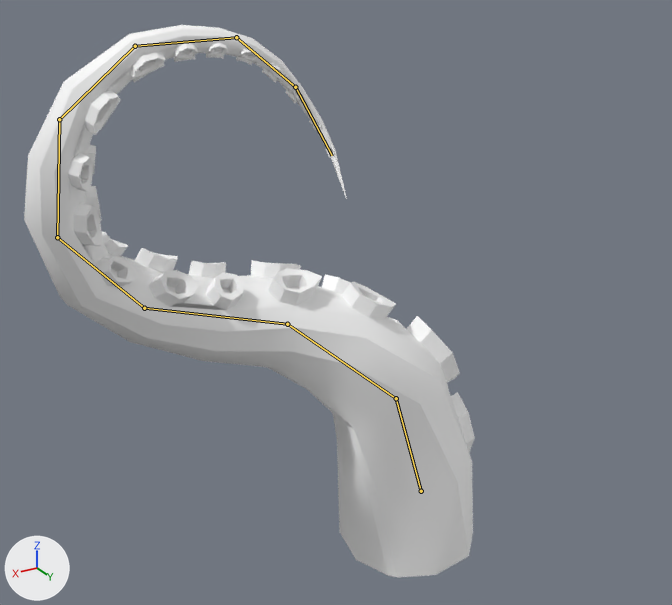
An edit to the FBX model Assets/Models/Tentacle/tentacle_attack.fbx, drawn before and after from the same camera.
One viewpoint serves both versions: a camera (50 mm lens) standing at (70.5, 92.9, 80.1) and looking at (12.9, -3.0, 32.2). Every picture has the same lights, and +X, +Y and +Z are marked at lower left. The first picture is the older version. The bones that change, and the others that lie on the model, are drawn over the model as lines.
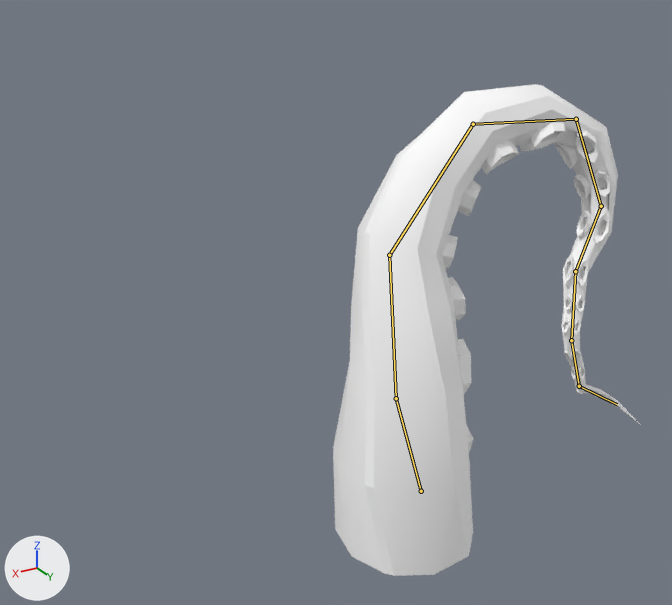
The newer file adds an action. The first version stands in its rest pose; the second is drawn at frame 51 of the action 'Armature|Armature|Scene'.

Location of each change, [x1, y1, x2, y2] in pixels of the pictures (672 x 605 px):
'Cone001', posed (32% narrower, 11% shorter): before [24, 25, 475, 577]; after [333, 84, 641, 576]
bone 'Bone.001', root to tip: before (396, 398) to (287, 324); after (396, 398) to (389, 255)
bone 'Bone.002', root to tip: before (287, 324) to (144, 308); after (389, 255) to (473, 124)
bone 'Bone.003', root to tip: before (144, 308) to (57, 237); after (473, 124) to (576, 119)
bone 'Bone.004', root to tip: before (57, 237) to (59, 119); after (576, 119) to (601, 206)
bone 'Bone.005', root to tip: before (59, 119) to (135, 46); after (601, 206) to (575, 271)
bone 'Bone.006', root to tip: before (135, 46) to (236, 37); after (575, 271) to (571, 340)
bone 'Bone.007', root to tip: before (236, 37) to (295, 87); after (571, 340) to (579, 386)
bone 'Bone.008', root to tip: before (295, 87) to (332, 155); after (579, 386) to (617, 404)

The edits, one by one:
Bone 'Bone.001' (bone_bone_001) turns from (0, 0, 0) to (2, 9, 50) degrees about its own x, y and z.
Bone 'Bone.002' (bone_bone_002) turns from (0, 0, 0) to (-4, -2, 55) degrees about its own x, y and z.
Bone 'Bone.003' (bone_bone_003) turns from (0, 0, 0) to (-5, -5, 25) degrees about its own x, y and z.
Bone 'Bone.004' (bone_bone_004) turns from (0, 0, 0) to (-14, -4, 25) degrees about its own x, y and z.
Bone 'Bone.005' (bone_bone_005) turns from (0, 0, 0) to (-2, 0, 2) degrees about its own x, y and z.
Bone 'Bone.006' (bone_bone_006) turns from (0, 0, 0) to (27, 11, -41) degrees about its own x, y and z.
Bone 'Bone.007' (bone_bone_007) turns from (0, 0, 0) to (54, 28, -42) degrees about its own x, y and z.
Bone 'Bone.008' (bone_bone_008) turns from (0, 0, 0) to (42, 35, -26) degrees about its own x, y and z.
